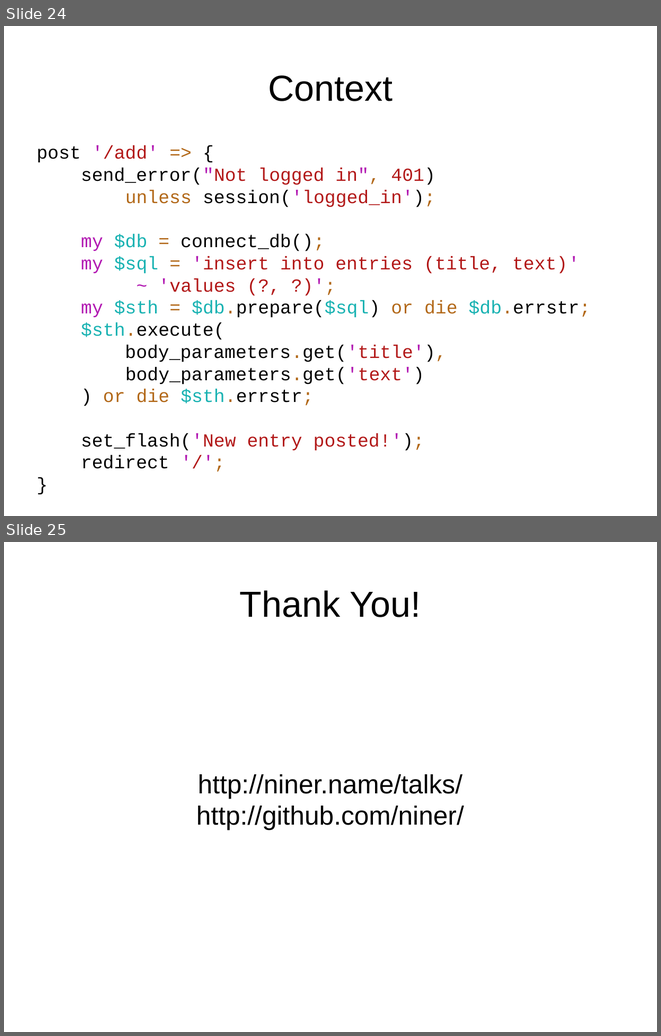
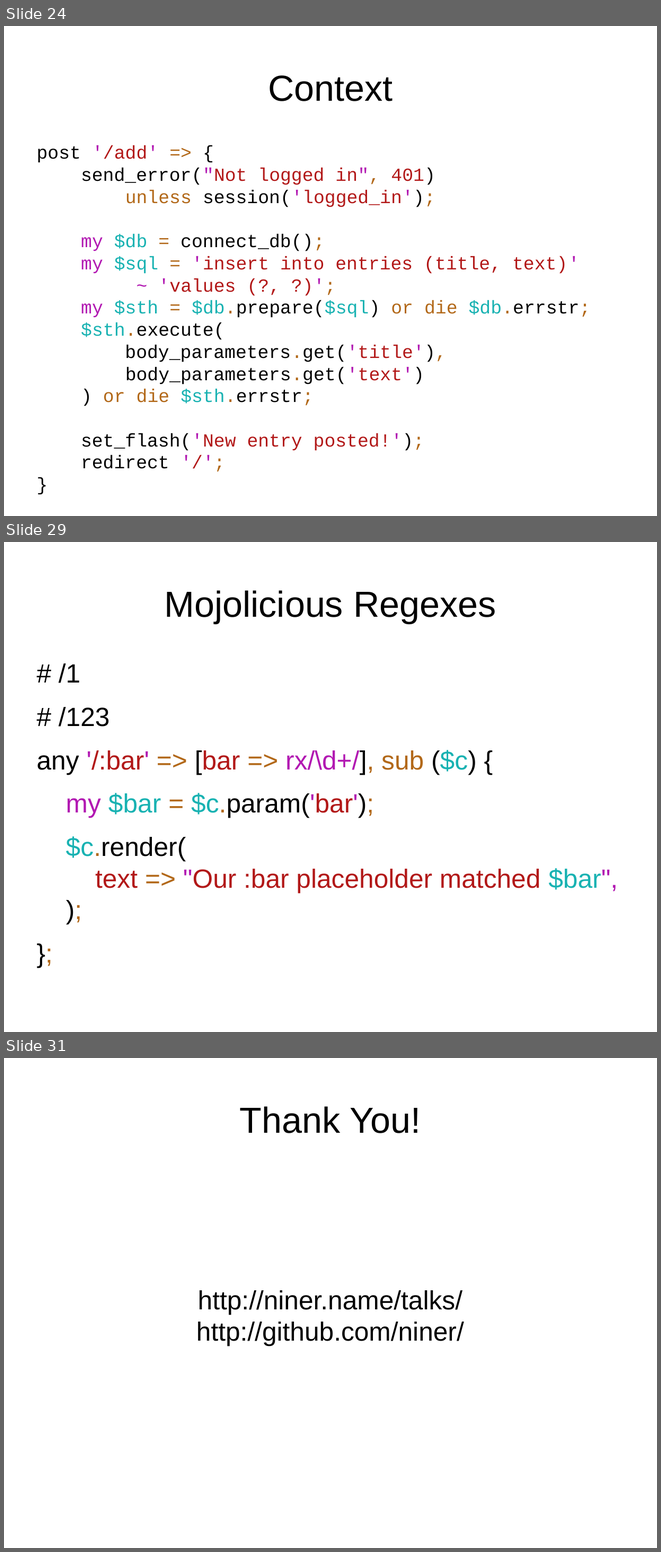
Before and after one commit to niner/talks, a slide deck: Web development and Perl 6/Web development and Perl 6.odp. Shown one above the other, each under a label of ours: slides 24 and 25 before the commit, slides 24, 29 and 31 after it; the slides between them are not shown. The pictures are 661x1036 and 661x1552 pixels, drawn with LibreOffice and Linux fonts; fonts in the diff are those of the drawing. Boxes give left, top, right and bottom in pixels: in the first picture for what was removed or moved away, otherwise in the second. Text is boxed around its words. In the diff, an @@ line names an element or a change of style, - is before the commit and + after.

Commit message:
Mojolicious part of Web dev

```diff
--- a/Web development and Perl 6/Web development and Perl 6.odp
+++ b/Web development and Perl 6/Web development and Perl 6.odp
@@ slide 29 added at [4, 542, 657, 1032], background #FFFFFF @@
@@ title added at [164, 590, 496, 623], 44 pt, text #000000 @@
+Mojolicious Regexes
@@ text added at [37, 663, 618, 892], 32 pt, text #B21818 @@
+# /1
+# /123
+any '/:bar' => [bar => rx/\d+/], sub ($c) {
+my $bar = $c.param('bar');
+$c.render(
+text => "Our :bar placeholder matched $bar",
+);
+};
@@ what was slide 25 is now slide 31 @@
```
Also in this commit, not shown: 2 slides changed, 5 other slides added, 4 other files.
